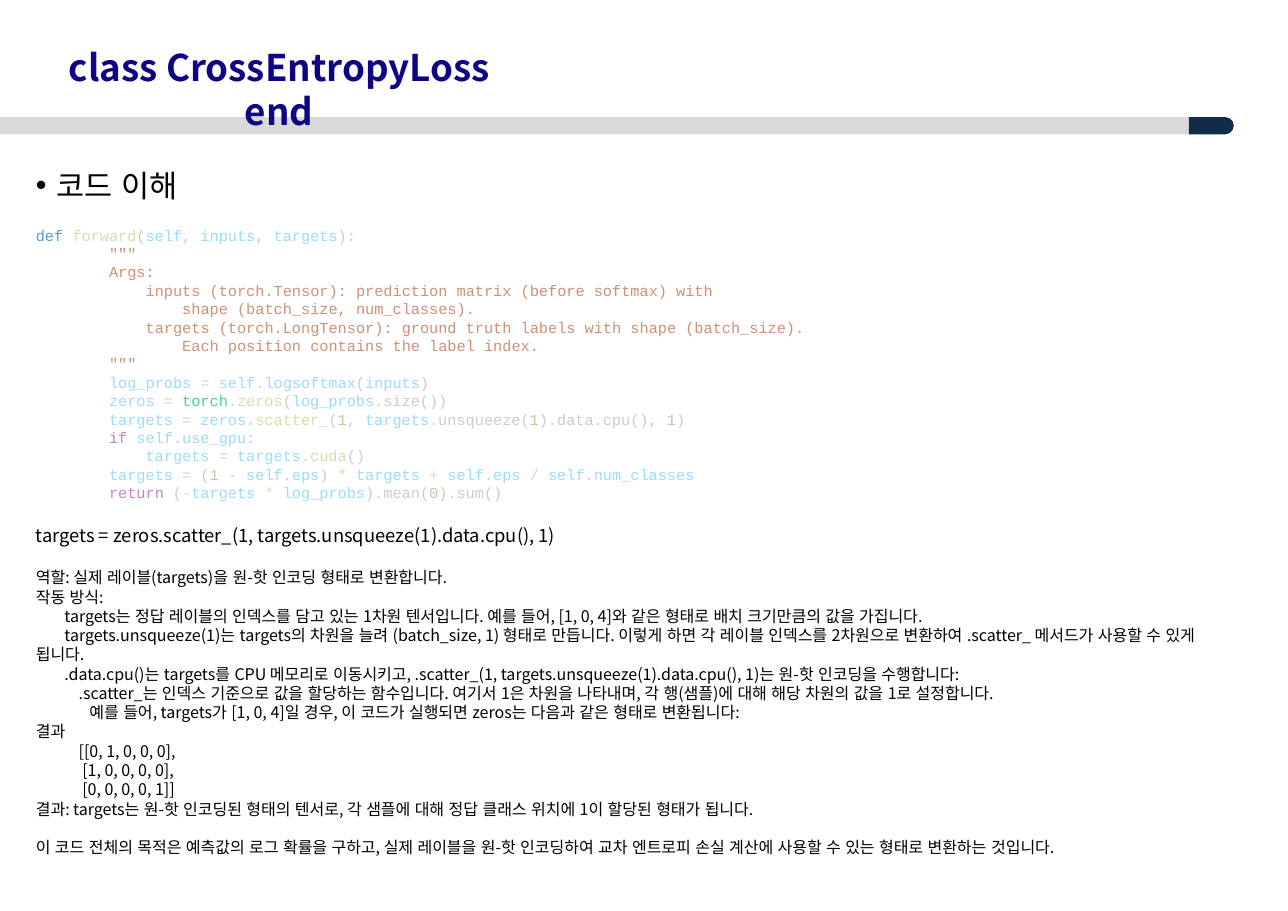
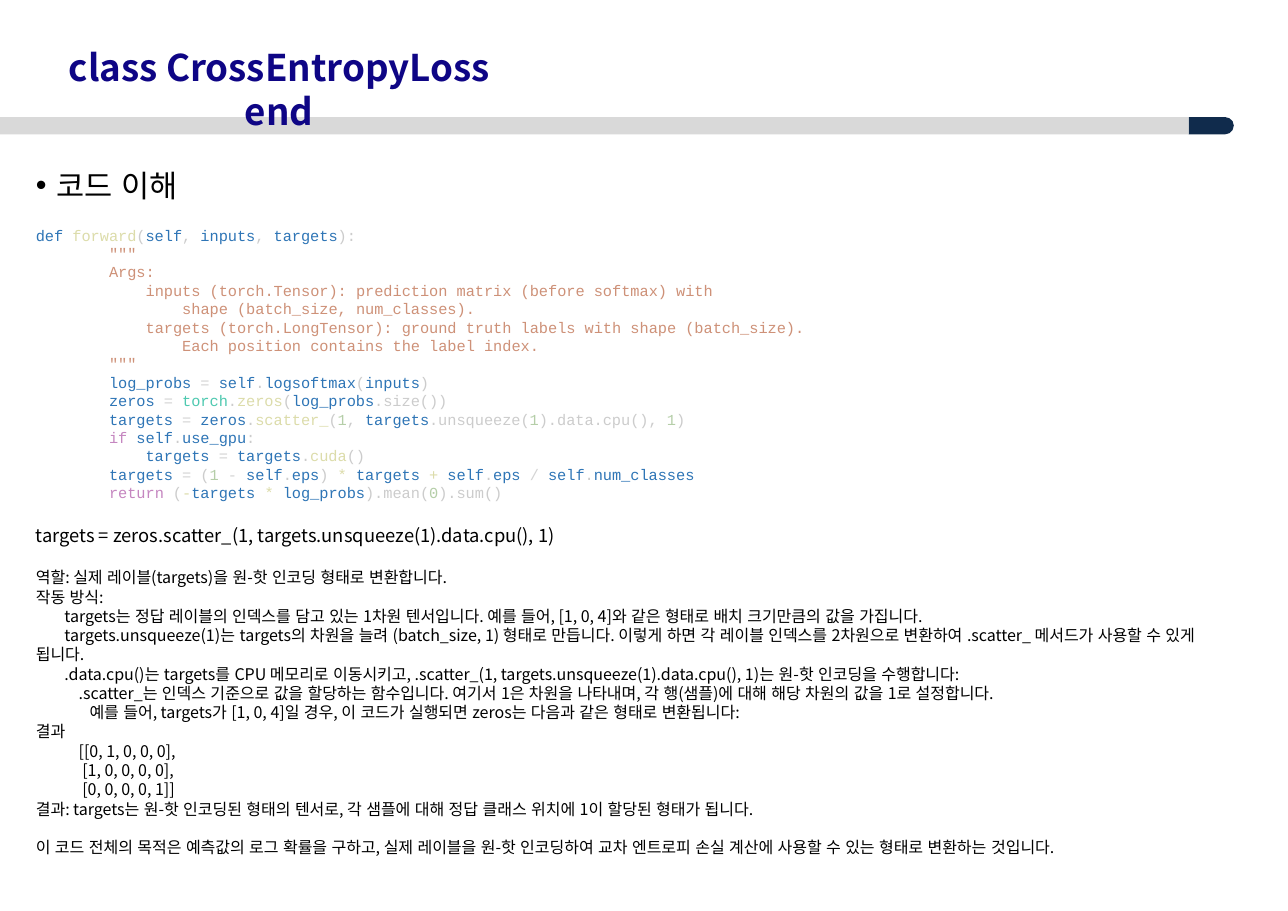
Before and after one commit to ksyoon70/deep-person-reid, a slide deck: slide 29 of deep-person-reid_이해.pptx (slide 21 before the commit). Drawn at 1288x911 pixels with LibreOffice and Linux fonts; fonts in the diff are those of the drawing; background and template pictures are left out. Boxes give left, top, right and bottom in pixels: in the first picture for what was removed or moved away, otherwise in the second. Text is boxed around its words. In the diff, an @@ line names an element or a change of style, - is before the commit and + after.

```diff
--- a/deep-person-reid_이해.pptx
+++ b/deep-person-reid_이해.pptx
@@ text at [36,230,694,501]: text colour #569CD6 to #2E75B6 in "def"; text colour #9CDCFE to #2E75B6 in "forward(self, inputs, targets):", "log_probs self.logsoftmax(inputs)", "zeros torch.zeros(log_probs.size())", "targets zeros.scatter_(1, targets.unsqueeze(1).data.cpu()," and 4 more places @@
```
Also in this commit, not shown: 10 other slides changed, 10 slides added, 2 other files.
